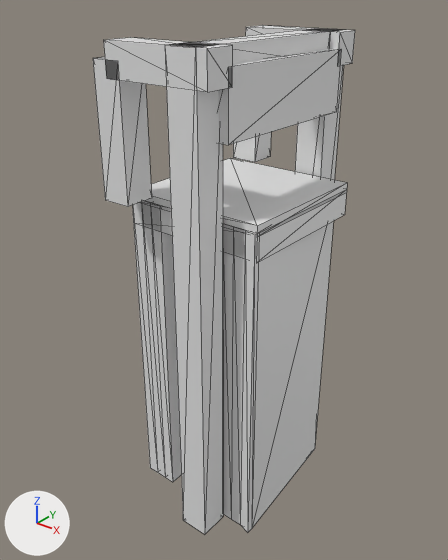
One commit to the glTF model models/lopikerkapel/lopikerkapel-brug-7500eca8/lopikerkapel-brug-7500eca8.glb: the scene before it, then after it.
The view is the same before and after, from a camera (50 mm lens) standing at (10.55, -14.02, 5.79) and looking at (-0.42, -0.31, -2.71). Lighting does not change. The marker at lower left points along +X, +Y and +Z. The picture after the commit comes second. Mesh edges are drawn as thin lines.

Objects in the first picture: 'building:balans', 'building:balans 2', 'building:contragewicht', 'building:hamei', 'building:hamei 2', 'building:hangstang', 'building:hangstang 2', 'building:portaal', 'road:dek', 'road:landhoofd (aangenomen)', 'road:landhoofd (aangenomen) 2', 'road:rijbaan lokale weg'.
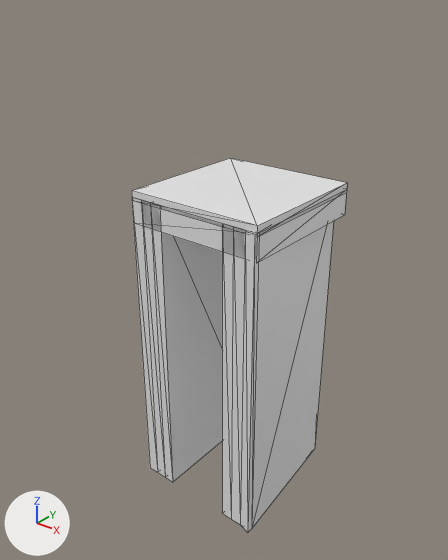
Patch to the scene script:
```diff
--- a/models/lopikerkapel/lopikerkapel-brug-7500eca8/lopikerkapel-brug-7500eca8.glb.py
+++ b/models/lopikerkapel/lopikerkapel-brug-7500eca8/lopikerkapel-brug-7500eca8.glb.py
@@ ob_building_hamei @@
-ob_building_hamei = bpy.data.objects.new('building:hamei', me_hamei)
-ob_building_hamei.location = (0.0, 0.0, 0.0)
@@ ob_building_hamei_2 @@
-ob_building_hamei_2 = bpy.data.objects.new('building:hamei 2', me_hamei_2)
-ob_building_hamei_2.location = (0.0, 0.0, 0.0)
@@ ob_building_portaal @@
-ob_building_portaal = bpy.data.objects.new('building:portaal', me_portaal)
-ob_building_portaal.location = (0.0, 0.0, 0.0)
@@ ob_building_balans @@
-ob_building_balans = bpy.data.objects.new('building:balans', me_balans)
-ob_building_balans.location = (0.0, 0.0, 0.0)
@@ ob_building_hangstang @@
-ob_building_hangstang = bpy.data.objects.new('building:hangstang', me_hangstang)
-ob_building_hangstang.location = (0.0, 0.0, 0.0)
@@ ob_building_balans_2 @@
-ob_building_balans_2 = bpy.data.objects.new('building:balans 2', me_balans_2)
-ob_building_balans_2.location = (0.0, 0.0, 0.0)
@@ ob_building_hangstang_2 @@
-ob_building_hangstang_2 = bpy.data.objects.new('building:hangstang 2', me_hangstang_2)
-ob_building_hangstang_2.location = (0.0, 0.0, 0.0)
@@ ob_building_contragewicht @@
-ob_building_contragewicht = bpy.data.objects.new('building:contragewicht', me_contragewicht)
-ob_building_contragewicht.location = (0.0, 0.0, 0.0)
```

Location of each change, (x1, y1, x2, y2) in pixels of the pictures (448 x 560 px):
'building:hamei 2', deleted: before (165, 42, 223, 534)
'building:contragewicht', deleted: before (218, 49, 341, 145)
'building:hangstang 2', deleted: before (93, 57, 152, 207)
'building:balans 2', deleted: before (104, 37, 233, 92)
'building:hamei', deleted: before (295, 28, 344, 180)
'building:portaal', deleted: before (181, 29, 333, 64)
'building:balans', deleted: before (245, 25, 355, 66)
'building:hangstang', deleted: before (233, 132, 271, 162)
